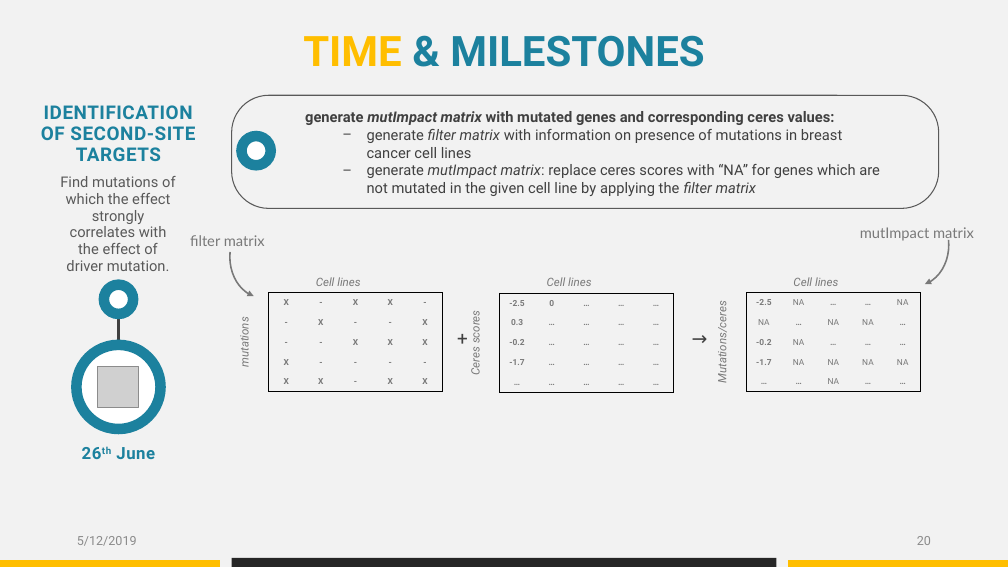
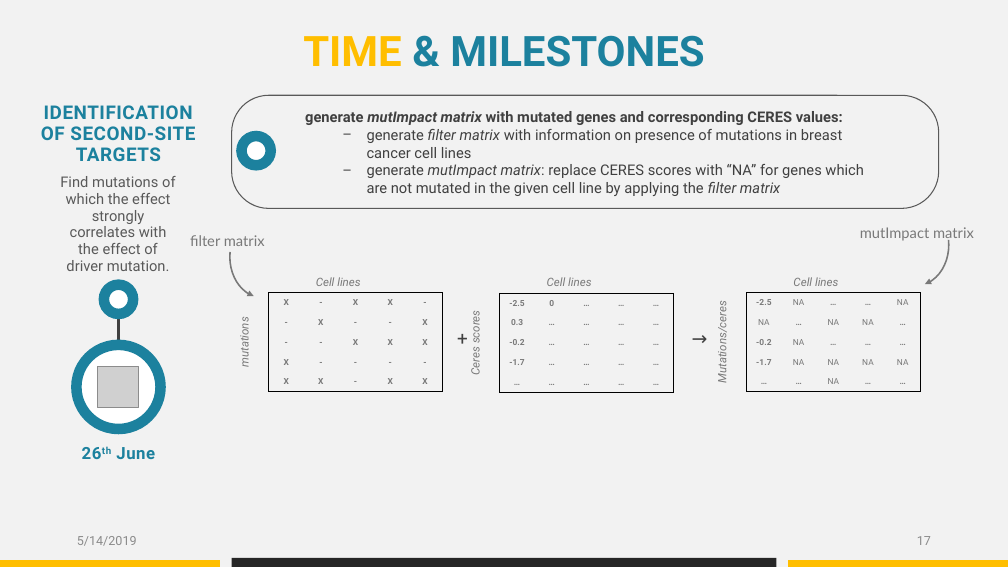
Before and after one commit to datascience-mobi/group-04-project-1-4, a slide deck: slide 17 of Project proposal_presentation_V1.pptx (slide 20 before the commit). Drawn at 1008x567 pixels with LibreOffice and Linux fonts; fonts in the diff are those of the drawing; grey boxes stand for pictures. Boxes give left, top, right and bottom in pixels: in the first picture for what was removed or moved away, otherwise in the second. Text is boxed around its words. In the diff, an @@ line names an element or a change of style, - is before the commit and + after.

Commit message:
Found a typo in my slides

```diff
--- a/Project proposal_presentation_V1.pptx
+++ b/Project proposal_presentation_V1.pptx
@@ text at (305, 111, 843, 125): text changed @@
-generate mutImpact matrix with mutated genes and corresponding ceres values:
+generate mutImpact matrix with mutated genes and corresponding CERES values:
@@ text at (367, 164, 864, 196): text changed @@
-  − generate mutImpact matrix: replace ceres scores with “NA” for genes which are not mutated in the given cell line by applying the filter matrix
+  − generate mutImpact matrix: replace CERES scores with “NA” for genes which are not mutated in the given cell line by applying the filter matrix
@@ text at (77, 536, 137, 546): text changed @@
-5/12/2019
+5/14/2019
@@ page number at (917, 536, 931, 545): text changed @@
-20
+17
```
Also in this commit, not shown: 17 other slides changed, 3 slides added, 11 slides removed.
